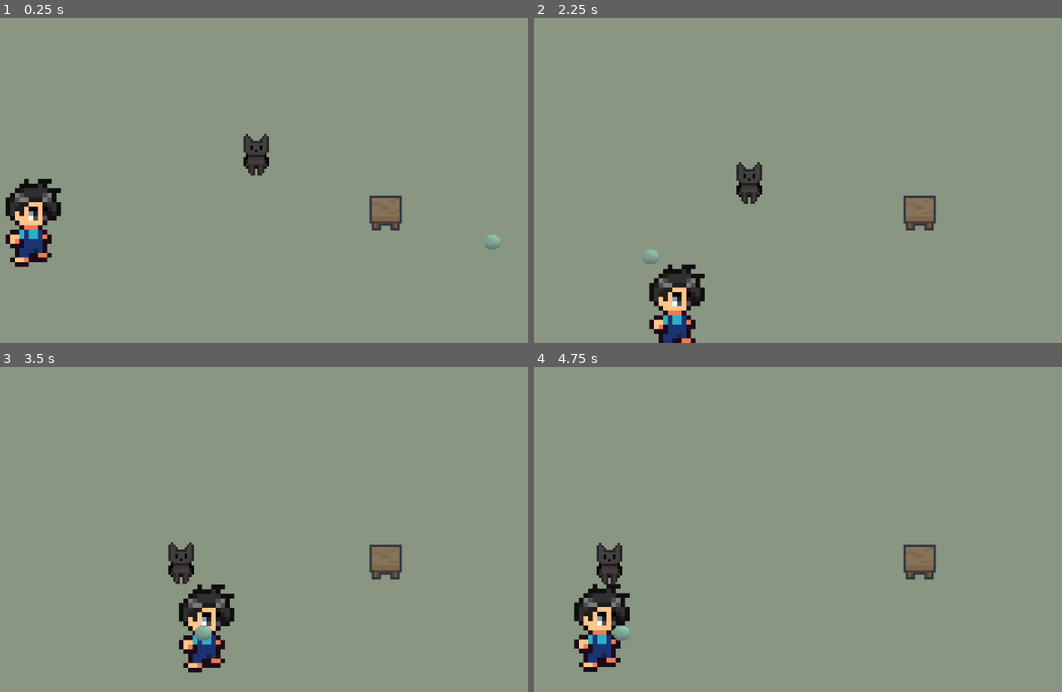
Above: before the commit, frames 1-4 (two rows, left to right).
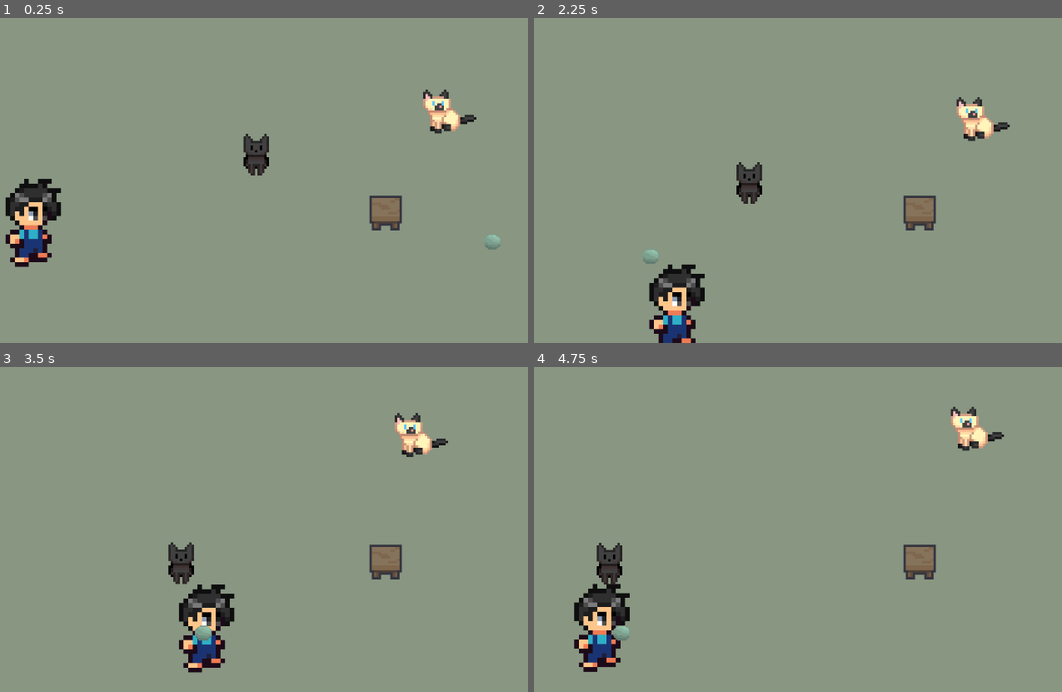
Above: after the commit, the same moments.

Repository: morgan-git/cat-herder
Game: Godot game, scene res://patio.tscn
Two runs of this game, one before a commit and one after it. Both use one fixed random seed, a clock stepped at 60 frames per second and the inputs below.
Inputs:
- Up to frame 1 (0.25 s): no input
- Up to frame 2 (2.25 s): tap Enter (ui_accept) at 0.5, 0.77, 1.52 s; hold Right (ui_right) 0.53-1.28 s; hold Down (ui_down) 1.28-2.03 s; hold Right (ui_right) from 2.03 s (still down)
- Up to frame 3 (3.5 s): release Right (ui_right) at 2.78 s; hold Up (ui_up) from 2.78 s (still down); tap Enter (ui_accept) at 3.02 s
- Up to frame 4 (4.75 s): release Up (ui_up) at 3.53 s; hold Left (ui_left) from 3.53 s (still down); tap Enter (ui_accept) at 3.77, 4.52 s

The runs differ from the first frame. In frame 1, 0.7% of the frame differs, in the area x 80-91%, y 22-36%; in frame 2, 0.7%; in frame 3, 0.7%; in frame 4, 0.7%.

Commit message:
added second cat who runs away from the yarn

Diff:
--- /dev/null
+++ b/cat_2.gd
@@ -0,0 +1,33 @@
+extends CharacterBody2D
+
+const SPEED = 120.0
+const DETECTION_RADIUS = 350.0
+
+@export var yarn_ball_path: NodePath
+var yarn_ball: Node2D
+var wander_target: Vector2
+
+func _ready() -> void:
+	yarn_ball = get_node(yarn_ball_path)
+	wander_target = global_position
+
+func _physics_process(delta: float) -> void:
+	var distance_to_toy = global_position.distance_to(yarn_ball.global_position)
+
+	if distance_to_toy <= DETECTION_RADIUS:
+		var direction = (global_position - yarn_ball.global_position).normalized()
+		velocity = direction * SPEED
+	else:
+		var distance_to_wander_target = global_position.distance_to(wander_target)
+		if distance_to_wander_target < 5.0:
+			velocity = Vector2.ZERO
+		else:
+			var direction = (wander_target - global_position).normalized()
+			velocity = direction * (SPEED * 0.5)
+	move_and_slide()
+
+
+func _on_timer_timeout() -> void:
+
+	var random_offset = Vector2(randf_range(-100, 100), randf_range(-100, 100))
+	wander_target = global_position + random_offset
--- a/patio.tscn
+++ b/patio.tscn
@@ -6,6 +6,8 @@
 [ext_resource type="Texture2D" uid="uid://cqjsejcy8c4gl" path="res://assets/CatRoomFree/Furnitures.png" id="4_mxu6m"]
 [ext_resource type="Script" uid="uid://cxo7sofojjnee" path="res://cat_1.gd" id="5_mxu6m"]
 [ext_resource type="Texture2D" uid="uid://cno86gvj674ad" path="res://assets/cats/black_0.png" id="5_ren2i"]
+[ext_resource type="Script" uid="uid://b1hlbpu6st5qv" path="res://cat_2.gd" id="7_43j51"]
+[ext_resource type="Texture2D" uid="uid://bm101nnf8jflo" path="res://assets/cats/creme_1.png" id="8_rupsg"]
 
 [sub_resource type="RectangleShape2D" id="RectangleShape2D_ou2u5"]
 size = Vector2(109, 155)
@@ -122,4 +124,24 @@
 wait_time = 2.0
 autostart = true
 
+[node name="Cat2" type="CharacterBody2D" parent="."]
+position = Vector2(336.565, -48.5664)
+script = ExtResource("7_43j51")
+yarn_ball_path = NodePath("../YarnBall")
+
+[node name="Sprite2D" type="Sprite2D" parent="Cat2"]
+scale = Vector2(4, 4)
+texture = ExtResource("8_rupsg")
+region_enabled = true
+region_rect = Rect2(131, 133, 27, 21)
+
+[node name="CollisionShape2D" type="CollisionShape2D" parent="Cat2"]
+position = Vector2(-3.5, -4.5)
+shape = SubResource("RectangleShape2D_43j51")
+
+[node name="Timer" type="Timer" parent="Cat2"]
+wait_time = 2.0
+autostart = true
+
 [connection signal="timeout" from="Cat1/Timer" to="Cat1" method="_on_timer_timeout"]
+[connection signal="timeout" from="Cat2/Timer" to="Cat2" method="_on_timer_timeout"]
Not shown, added: cat_2.gd.uid
Not shown: 1 places in patio.tscn that only renumber resources
